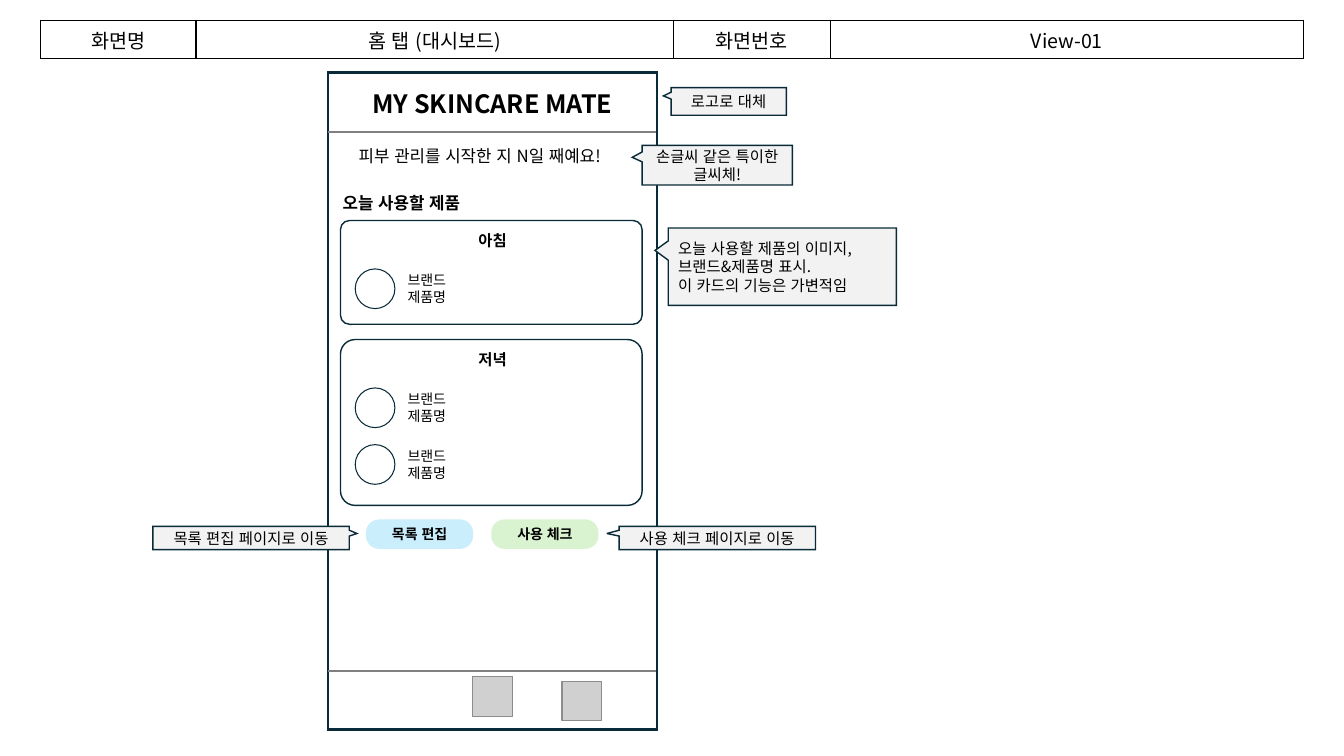
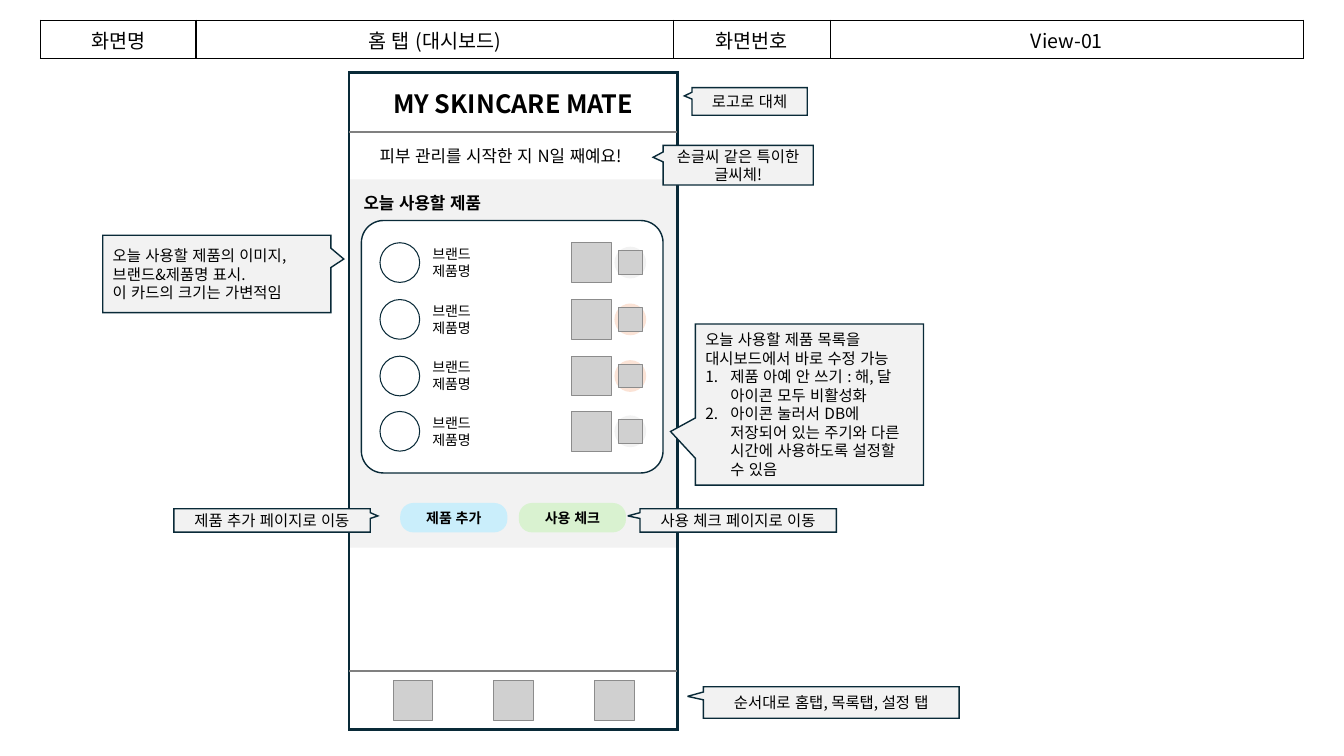
Before and after one commit to joo-hyejin/app_study, a slide deck: slide 5 of 기획서 - 프로토타입.pptx. Drawn at 1344x756 pixels with LibreOffice and Linux fonts; fonts in the diff are those of the drawing; grey boxes stand for pictures. Boxes give left, top, right and bottom in pixels: in the first picture for what was removed or moved away, otherwise in the second. Text is boxed around its words. In the diff, an @@ line names an element or a change of style, - is before the commit and + after.

```diff
--- a/기획서 - 프로토타입.pptx
+++ b/기획서 - 프로토타입.pptx
@@ 3 texts, 2 speech boxes, 2 lines, 1 rectangle: place and size @@
-3 texts, 2 speech boxes, 2 lines, 1 rectangle at box(328, 73, 792, 730)
+3 texts, 2 speech boxes, 2 lines, 1 rectangle at box(349, 73, 814, 730)
@@ rounded rectangle: place and size @@
-rounded rectangle at box(341, 340, 642, 506)
+rounded rectangle at box(349, 179, 677, 547)
@@ rounded rectangle at box(349, 179, 677, 547): fill none to #F2F2F2; outline #092A39 1 pt to none; proportions changed @@
@@ speech box "오늘 사용할 제품의 이미지, 브랜드&제품명 ...": place and size @@
-speech box "오늘 사용할 제품의 이미지, 브랜드&제품명 ..." at box(668, 228, 896, 306)
+speech box "오늘 사용할 제품의 이미지, 브랜드&제품명 ..." at box(103, 235, 331, 313)
@@ speech box "오늘 사용할 제품의 이미지, 브랜드&제품명 ..." at box(103, 235, 331, 313): proportions changed @@
@@ rounded rectangle: place and size @@
-rounded rectangle at box(341, 221, 642, 325)
+rounded rectangle at box(362, 221, 663, 473)
@@ rounded rectangle at box(362, 221, 663, 473): fill none to #FFFFFF @@
@@ text removed at box(478, 233, 506, 248) @@
-아침
@@ ellipse: place and size @@
-ellipse at box(355, 269, 394, 309)
+ellipse at box(380, 243, 419, 282)
@@ text "브랜드": place and size @@
-text "브랜드" at box(408, 273, 447, 303)
+text "브랜드" at box(432, 247, 471, 277)
@@ text in speech box at box(113, 285, 282, 300): text changed @@
-이 카드의 기능은 가변적임
+이 카드의 크기는 가변적임
@@ speech box added at box(696, 324, 924, 485), fill #F2F2F2, outline #092A39 1 pt, 11 pt, text #000000 @@
+오늘 사용할 제품 목록을 대시보드에서 바로 수정 가능
+1. 제품 아예 안 쓰기 : 해, 달 아이콘 모두 비활성화
+2. 아이콘 눌러서 DB에 저장되어 있는 주기와 다른 시간에 사용하도록 설정할 수 있음
@@ ellipse: place and size @@
-ellipse at box(355, 445, 394, 484)
+ellipse at box(380, 356, 419, 395)
@@ text "브랜드": place and size @@
-text "브랜드" at box(408, 449, 447, 479)
+text "브랜드" at box(432, 360, 471, 390)
@@ text removed at box(478, 352, 506, 367) @@
-저녁
@@ ellipse: place and size @@
-ellipse at box(355, 388, 394, 427)
+ellipse at box(380, 411, 419, 451)
@@ text "브랜드": place and size @@
-text "브랜드" at box(408, 392, 447, 422)
+text "브랜드" at box(432, 416, 471, 446)
@@ group added at box(380, 243, 646, 451): 8 pictures, 5 ellipses, 1 text @@
+브랜드
+제품명
@@ speech box "제품 추가 페이지로 이동": place and size @@
-speech box "제품 추가 페이지로 이동" at box(153, 526, 350, 549)
+speech box "제품 추가 페이지로 이동" at box(173, 509, 370, 532)
@@ rounded rectangle "제품 추가": place and size @@
-rounded rectangle "제품 추가" at box(366, 519, 473, 548)
+rounded rectangle "제품 추가" at box(400, 503, 507, 532)
@@ rounded rectangle "사용 체크": place and size @@
-rounded rectangle "사용 체크" at box(491, 519, 598, 548)
+rounded rectangle "사용 체크" at box(519, 503, 626, 532)
@@ speech box "사용 체크 페이지로 이동": place and size @@
-speech box "사용 체크 페이지로 이동" at box(619, 526, 816, 549)
+speech box "사용 체크 페이지로 이동" at box(640, 509, 837, 532)
@@ text in speech box at box(194, 513, 349, 528): text changed @@
-목록 편집 페이지로 이동
+제품 추가 페이지로 이동
@@ text in rounded rectangle at box(426, 511, 482, 525): text changed @@
-목록 편집
+제품 추가
@@ picture: place and size @@
-picture at box(473, 677, 512, 716)
+picture at box(393, 681, 433, 720)
@@ picture: place and size @@
-picture at box(563, 682, 602, 721)
+picture at box(494, 681, 533, 720)
@@ picture added at box(595, 681, 634, 720) @@
@@ speech box added at box(704, 687, 960, 718), fill #F2F2F2, outline #092A39 1 pt, 11 pt, text #000000 @@
+순서대로 홈탭, 목록탭, 설정 탭
```
Also in this commit, not shown: 1 other slide changed, 8 slides added, 1 other file.
